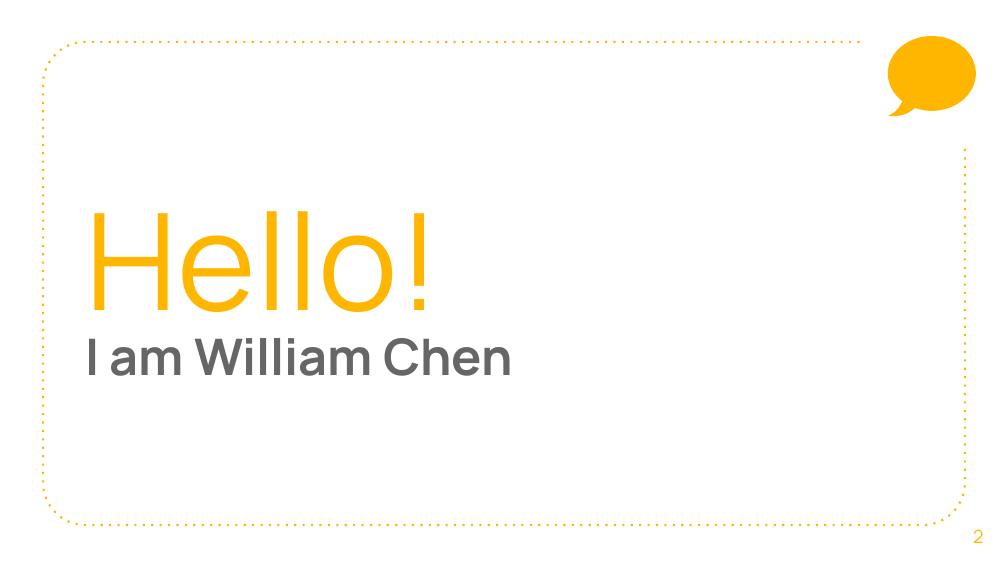
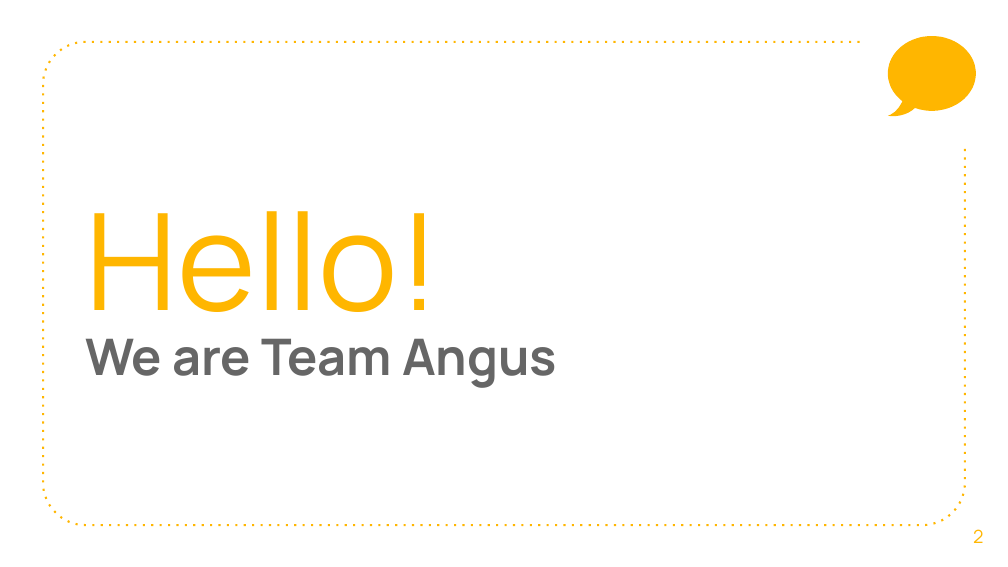
Before and after one commit to Richardyang510/Angus-ML, a slide deck: slide 2 of Pitch.pptx. Drawn at 1008x567 pixels with LibreOffice and Linux fonts; fonts in the diff are those of the drawing. Boxes give left, top, right and bottom in pixels: in the first picture for what was removed or moved away, otherwise in the second. Text is boxed around its words. In the diff, an @@ line names an element or a change of style, - is before the commit and + after.

```diff
--- a/Pitch.pptx
+++ b/Pitch.pptx
@@ subtitle at (x1=86, y1=338, x2=557, y2=388): text changed @@
-I am William Chen
+We are Team Angus
```
Also in this commit, not shown: 1 other slide changed, 1 slide added, 1 slide removed.
